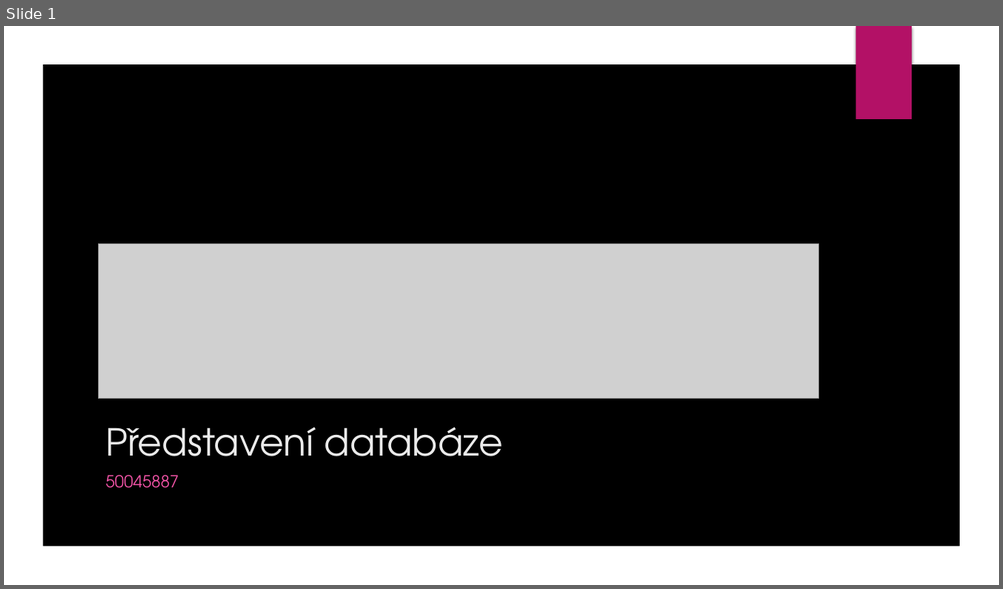
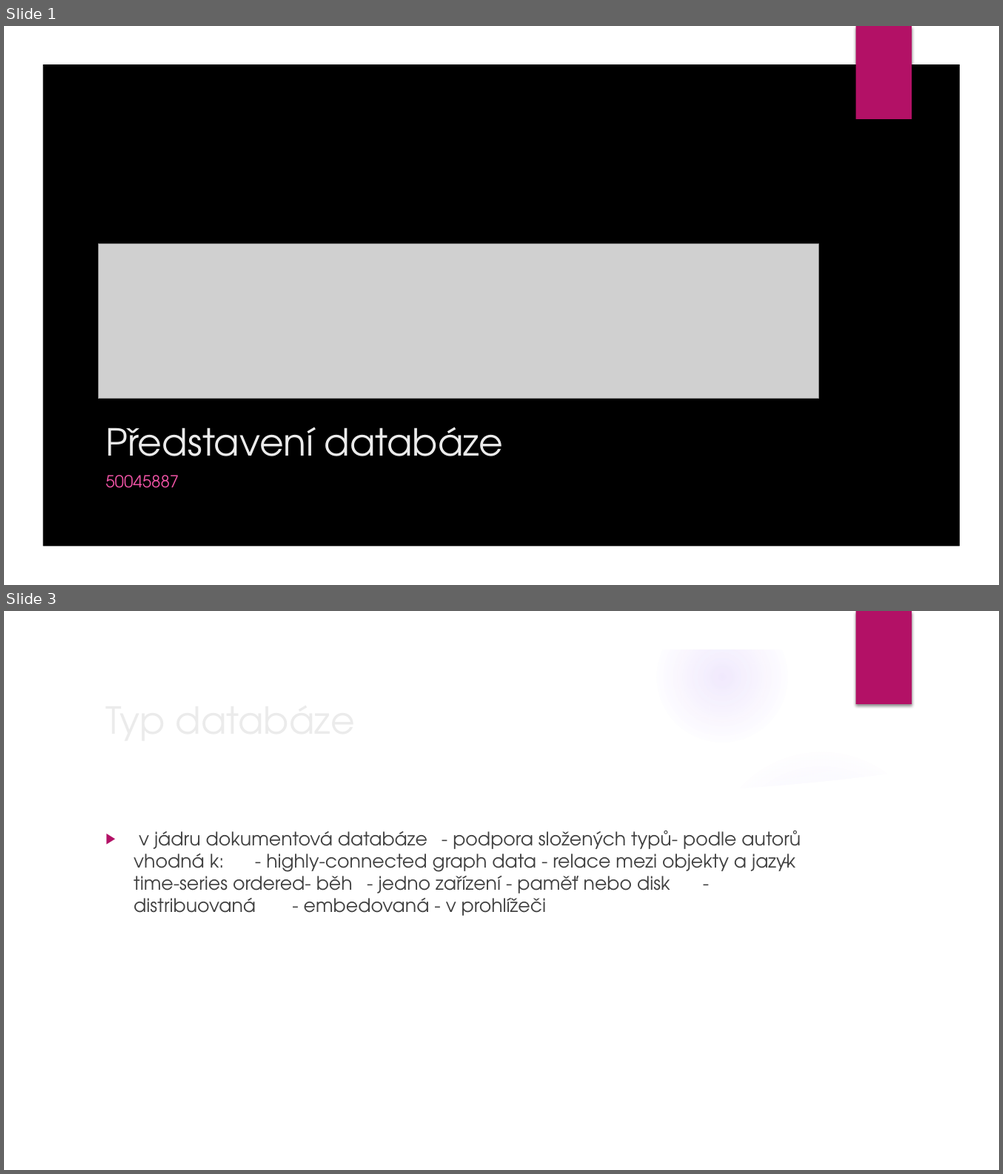
Before and after one commit to milan252525/SurrealDB, a slide deck: surrealdb.pptx. Shown one above the other, each under a label of ours: slide 1 before the commit, slides 1 and 3 after it; the slides between them are not shown. The pictures are 1003x589 and 1003x1174 pixels, drawn with LibreOffice and Linux fonts; fonts in the diff are those of the drawing; grey boxes stand for pictures; background and template pictures are left out. Boxes give left, top, right and bottom in pixels: in the first picture for what was removed or moved away, otherwise in the second. Text is boxed around its words. In the diff, an @@ line names an element or a change of style, - is before the commit and + after.

```diff
--- a/surrealdb.pptx
+++ b/surrealdb.pptx
@@ slide 3 added at box(4, 611, 999, 1170), background picture (left out) @@
@@ group added at box(4, 611, 999, 1170): 5 ellipses, 3 freeform shapes @@
@@ rectangle added at box(855, 611, 911, 704), fill #B31166 @@
@@ text added at box(134, 830, 800, 916), 18 pt, text #404040 @@
+▶ v jádru dokumentová databáze - podpora složených typů- podle autorů vhodná k: - highly-connected graph data - relace mezi objekty a jazyk - time-series ordered- běh - jedno zařízení - paměť nebo disk - distribuovaná - embedovaná - v prohlížeči
@@ title added at box(338, 832, 427, 854), 36 pt, text #EBEBEB @@
+Typ databáze
```
Also in this commit, not shown: 5 other slides added, 1 slide removed.
